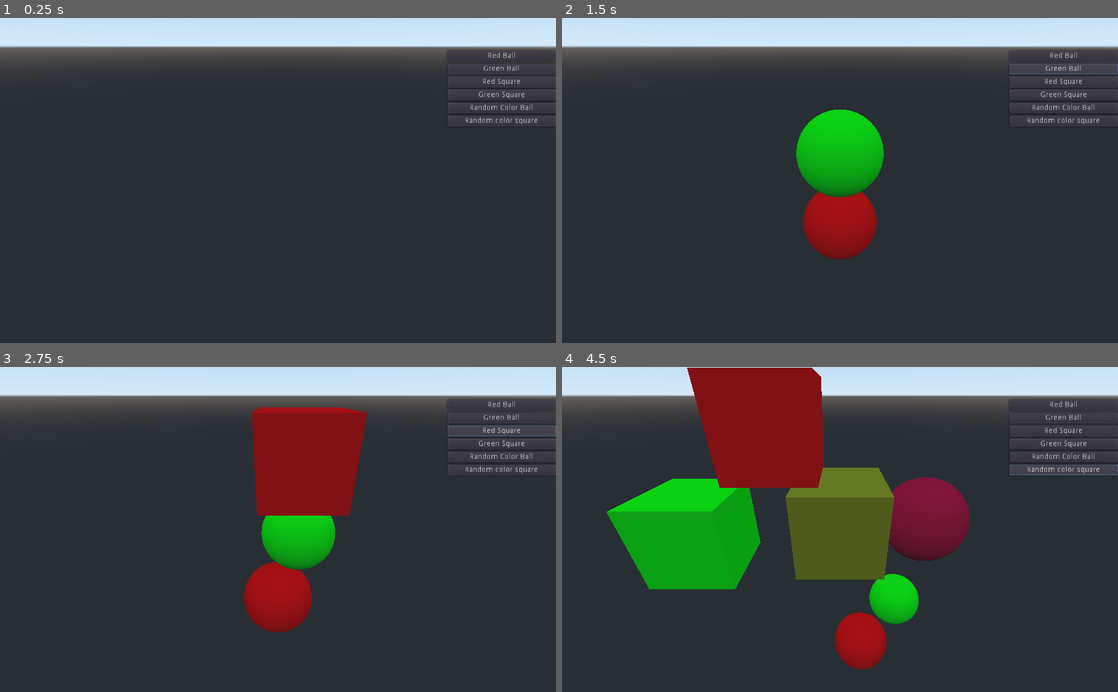
Above: before the commit, frames 1-4 (two rows, left to right).
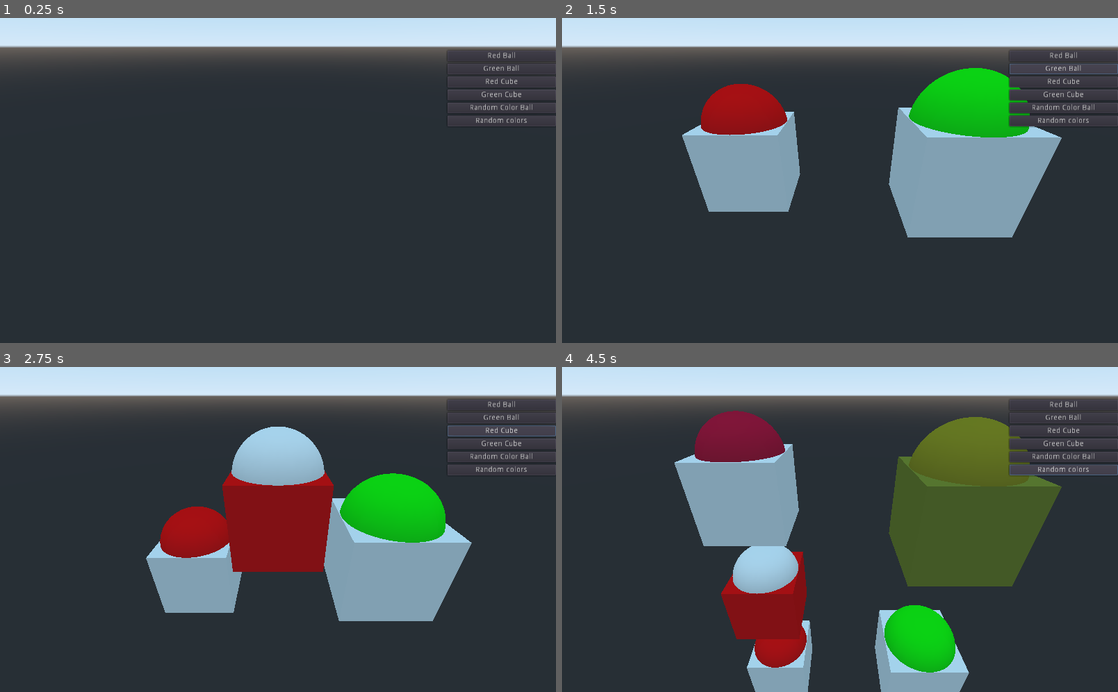
Above: after the commit, the same moments.

Repository: loteque/object-factory-demo
Game: Godot game, scene res://Main.tscn
The game is run twice, just before and just after one commit, with the same random seed, the same clock (stepped at 60 frames per second) and the same inputs.
Inputs:
- Up to frame 1 (0.25 s): no input
- Up to frame 2 (1.5 s): click "Red Ball" at 0.5 s; click "Green Ball" at 1.25 s
- Up to frame 3 (2.75 s): click "Red Square" (after the commit: "Red Cube") at 2 s
- Up to frame 4 (4.5 s): click "Green Square" (after the commit: "Green Cube") at 2.75 s; click "Random Color Ball" at 3.5 s; click "Random color square" (after the commit: "Random colors") at 4.25 s

The runs differ from the first frame. In frame 1, 0.2% of the frame differs, in the area x 83-97%, y 18-33%; in frame 2, 24%; in frame 3, 24%; in frame 4, 45%, in the area x 8-97%, y 0-100%.

Commit message:
adress the case where we would like to spawn a nude with multiple children and change the properties of those children.

Diff:
--- a/Main.gd
+++ b/Main.gd
@@ -4,34 +4,38 @@
 
 func _on_Button_pressed() -> void:
 	var newShape = factory.generate_shape(0)
+	var sphere = newShape.get_child(1)
 	var material = SpatialMaterial.new()
 	material.albedo_color = Color(1,0,0)
-	newShape.get_child(0).set_surface_material(0, material)
+	sphere.set_surface_material(0, material)
 	add_child(newShape)
 
 
 func _on_Button2_pressed() -> void:
 	var newShape = factory.generate_shape(0)
+	var sphere = newShape.get_child(1)
 	var material = SpatialMaterial.new()
 	material.albedo_color = Color(0,1,0)
-	newShape.get_child(0).set_surface_material(0, material)
+	sphere.set_surface_material(0, material)
 	add_child(newShape)
 
 
 
 func _on_Button3_pressed() -> void:
-	var newShape = factory.generate_shape(1)
+	var newShape = factory.generate_shape(0)
+	var sphere = newShape.get_child(2)
 	var material = SpatialMaterial.new()
 	material.albedo_color = Color(1,0,0)
-	newShape.get_child(0).set_surface_material(0, material)
+	sphere.set_surface_material(0, material)
 	add_child(newShape)
 
 
 func _on_Button4_pressed() -> void:
-	var newShape = factory.generate_shape(1)
+	var newShape = factory.generate_shape(0)
+	var sphere = newShape.get_child(2)
 	var material = SpatialMaterial.new()
 	material.albedo_color = Color(0,1,0)
-	newShape.get_child(0).set_surface_material(0, material)
+	sphere.set_surface_material(0, material)
 	add_child(newShape)
 
 
@@ -39,17 +43,23 @@
 func _on_Button5_pressed() -> void:
 	randomize()
 	var newShape = factory.generate_shape(0)
+	var sphere = newShape.get_child(1)
 	var material = SpatialMaterial.new()
 	material.albedo_color = Color(randf(),randf(),randf())
-	newShape.get_child(0).set_surface_material(0, material)
+	sphere.set_surface_material(0, material)
 	add_child(newShape)
 
 
 
 func _on_Button6_pressed() -> void:
 	randomize()
-	var newShape = factory.generate_shape(1)
-	var material = SpatialMaterial.new()
-	material.albedo_color = Color(randf(),randf(),randf())
-	newShape.get_child(0).set_surface_material(0, material)
+	var newShape = factory.generate_shape(0)
+	var sphere = newShape.get_child(1)
+	var square = newShape.get_child(2)
+	var sphereMaterial = SpatialMaterial.new()
+	var squareMaterial = SpatialMaterial.new()
+	sphereMaterial.albedo_color = Color(randf(),randf(),randf())
+	squareMaterial.albedo_color = Color(randf(),randf(),randf())
+	sphere.set_surface_material(0, sphereMaterial)
+	square.set_surface_material(0, squareMaterial)
 	add_child(newShape)
--- a/Main.tscn
+++ b/Main.tscn
@@ -37,13 +37,13 @@
 margin_top = 48.0
 margin_right = 200.0
 margin_bottom = 68.0
-text = "Red Square"
+text = "Red Cube"
 
 [node name="Button4" type="Button" parent="UserInterface/MarginContainer/VBoxContainer"]
 margin_top = 72.0
 margin_right = 200.0
 margin_bottom = 92.0
-text = "Green Square"
+text = "Green Cube"
 
 [node name="Button5" type="Button" parent="UserInterface/MarginContainer/VBoxContainer"]
 margin_top = 96.0
@@ -55,7 +55,7 @@
 margin_top = 120.0
 margin_right = 200.0
 margin_bottom = 140.0
-text = "Random color square"
+text = "Random colors"
 
 [connection signal="pressed" from="UserInterface/MarginContainer/VBoxContainer/Button" to="." method="_on_Button_pressed"]
 [connection signal="pressed" from="UserInterface/MarginContainer/VBoxContainer/Button2" to="." method="_on_Button2_pressed"]
--- a/ShapeFactory.tscn
+++ b/ShapeFactory.tscn
@@ -1,19 +1,17 @@
-[gd_scene load_steps=9 format=2]
+[gd_scene load_steps=8 format=2]
 
 [ext_resource path="res://ShapeFactory.gd" type="Script" id=1]
 [ext_resource path="res://KinematicBody.gd" type="Script" id=2]
+
+[sub_resource type="CapsuleShape" id=15]
 
 [sub_resource type="SphereMesh" id=1]
 
 [sub_resource type="SpatialMaterial" id=13]
 
-[sub_resource type="SphereShape" id=6]
-
 [sub_resource type="CubeMesh" id=7]
 
 [sub_resource type="SpatialMaterial" id=14]
-
-[sub_resource type="BoxShape" id=8]
 
 [node name="ShapeFactory" type="Node"]
 script = ExtResource( 1 )
@@ -21,21 +19,17 @@
 [node name="KinematicBody" type="KinematicBody" parent="."]
 script = ExtResource( 2 )
 
+[node name="CollisionShape" type="CollisionShape" parent="KinematicBody"]
+transform = Transform( 1.2, 0, 0, 0, -5.24537e-08, -1.2, 0, 1.2, -5.24537e-08, 0, 0.104549, 0 )
+shape = SubResource( 15 )
+
 [node name="MeshInstance" type="MeshInstance" parent="KinematicBody"]
+transform = Transform( 1, 0, 0, 0, 1, 0, 0, 0, 1, 0, 0.863583, 0 )
 mesh = SubResource( 1 )
 skeleton = NodePath("../..")
 material/0 = SubResource( 13 )
 
-[node name="CollisionShape" type="CollisionShape" parent="KinematicBody"]
-shape = SubResource( 6 )
-
-[node name="KinematicBody2" type="KinematicBody" parent="."]
-script = ExtResource( 2 )
-
-[node name="MeshInstance" type="MeshInstance" parent="KinematicBody2"]
+[node name="MeshInstance2" type="MeshInstance" parent="KinematicBody"]
 mesh = SubResource( 7 )
 skeleton = NodePath("../..")
 material/0 = SubResource( 14 )
-
-[node name="CollisionShape" type="CollisionShape" parent="KinematicBody2"]
-shape = SubResource( 8 )
